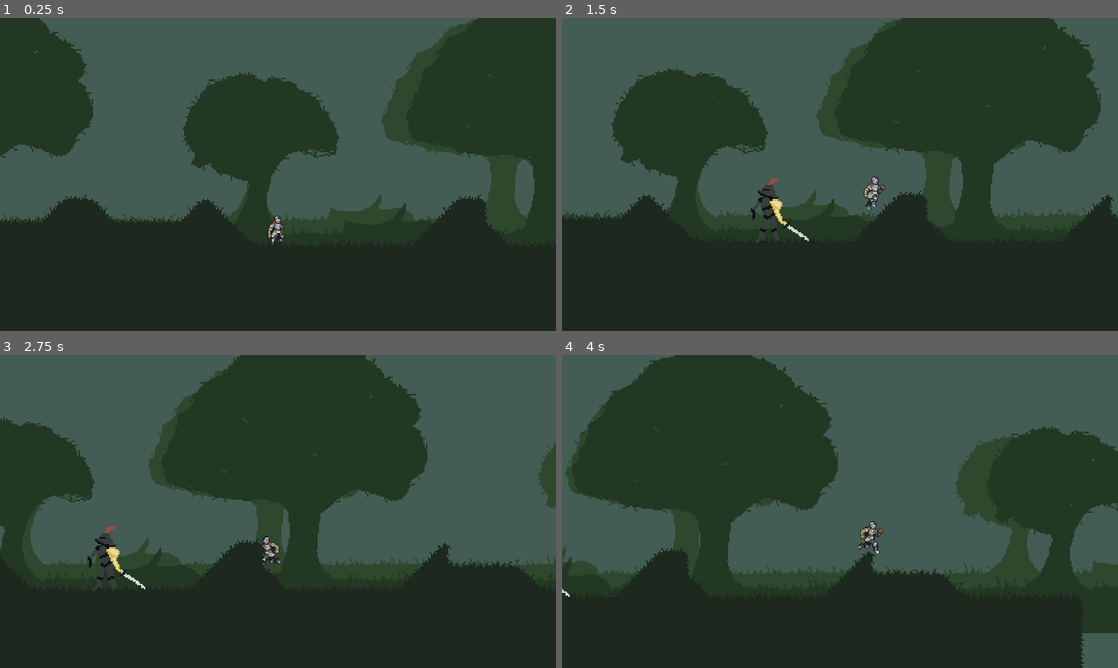
Above: before the commit, frames 1-4 (two rows, left to right).
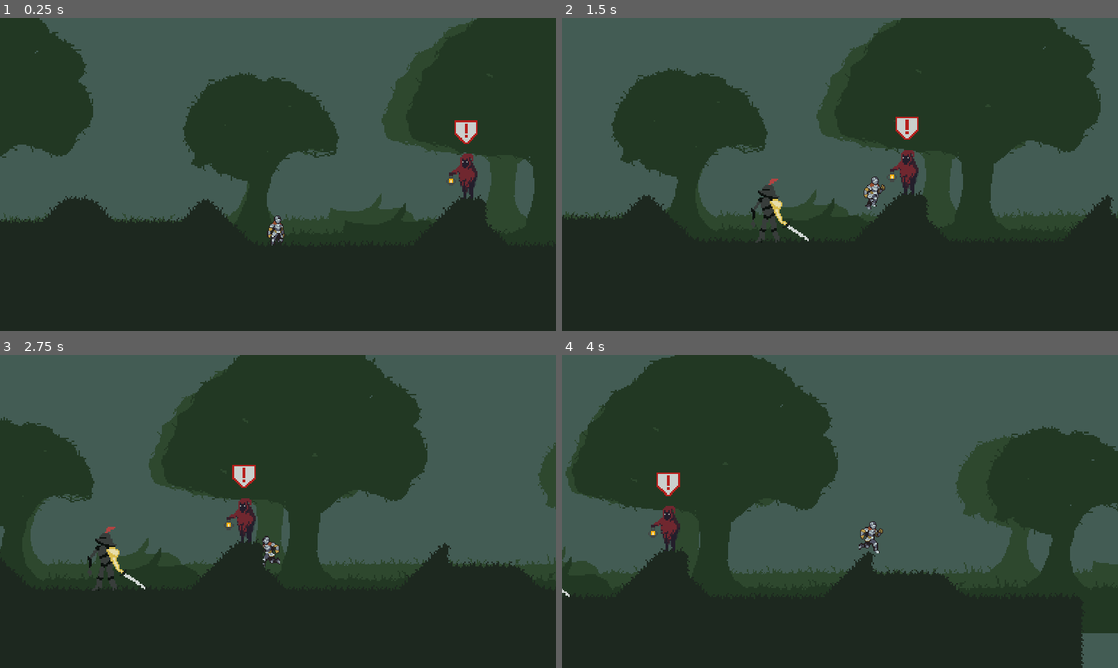
Above: after the commit, the same moments.

Repository: UVASGD/spring-2024-metroidvania
Game: Godot game, scene res://Scenes/Stages/world.tscn
Same seed, same stepped clock (60 frames per second), same inputs: the game is played once before the commit and once after it.
Inputs (mouse positions are in pixels of both pictures, inside the frame that each line leads up to):
- Up to frame 1 (0.25 s): no input
- Up to frame 2 (1.5 s): move the mouse to (962, 158) at 0.52 s; hold D (move_right) from 0.53 s (still down); click (962, 158) at 0.6 s; tap Space (jump) at 0.77, 0.8, 1.07, 1.35 s; move the mouse to (728, 190) at 1.27 s
- Up to frame 3 (2.75 s): tap Space (jump) at 1.52, 1.82, 2.3 s; click (166, 527) at 1.55 s; move the mouse to (333, 442) at 2.02 s; release D (move_right) at 2.03 s; hold A (move_left) from 2.03 s (still down); click (333, 442) at 2.1 s
- Up to frame 4 (4 s): move the mouse to (812, 574) at 2.77 s; release A (move_left) at 2.78 s; hold D (move_right) from 2.78 s (still down); click (812, 574) at 2.85 s; tap Space (jump) at 3.02, 3.32, 3.6, 3.77 s; move the mouse to (1006, 558) at 3.52 s

The runs differ from the first frame. In frame 1, 0.6% of the frame differs, in the area x 80-86%, y 32-58%; in frame 2, 0.6%; in frame 3, 0.6%; in frame 4, 0.6%.

Commit message:
Worked on implementing hitboxes and NPCs

Diff:
--- a/Scenes/Enemies/enemy_base.gd
+++ b/Scenes/Enemies/enemy_base.gd
@@ -4,8 +4,15 @@
 @onready var gravity_vector : Vector2 = ProjectSettings.get_setting("physics/2d/default_gravity_vector")
 @onready var gravity_magnitude : int = ProjectSettings.get_setting("physics/2d/default_gravity")
 
-@onready var max_health : int
-@onready var current_health : int
+@onready var max_health : int = 100
+@onready var current_health : int = max_health
 
 @onready var SPEED = 0
 @onready var VELOCITY = 0
+
+func _on_hurtbox_area_entered(area):
+	receive_damage(area.damage)
+
+func receive_damage(damage):
+	current_health -= damage
+	print("I took " + str(damage) + " damage!")
--- a/Scenes/Enemies/enemy_base.tscn
+++ b/Scenes/Enemies/enemy_base.tscn
@@ -20,4 +20,6 @@
 collision_layer = 4
 collision_mask = 8
 
+[connection signal="area_entered" from="Hurtbox" to="." method="_on_hurtbox_area_entered"]
+
 [editable path="Hurtbox"]
--- /dev/null
+++ b/Scenes/Interface/graveyard_watchman.tscn
@@ -0,0 +1,12 @@
+[gd_scene load_steps=3 format=3 uid="uid://b6kxxdf2hg3tx"]
+
+[ext_resource type="PackedScene" uid="uid://2ddcfoel750w" path="res://Scenes/Interface/npc_base.tscn" id="1_8yw0t"]
+[ext_resource type="Texture2D" uid="uid://icthpdykafxj" path="res://Assets/Sprites/Interface/NPCs/GraveyardWatchman.png" id="2_i3vgt"]
+
+[node name="GraveyardWatchman" instance=ExtResource("1_8yw0t")]
+
+[node name="Sprite2D" parent="." index="0"]
+texture = ExtResource("2_i3vgt")
+
+[node name="InteractIcon" parent="." index="1"]
+position = Vector2(0, -30)
--- /dev/null
+++ b/Scenes/Interface/npc_base.gd
@@ -0,0 +1,10 @@
+extends Area2D
+class_name NPCBase
+
+@export var dialogue : String
+
+func _ready():
+	pass
+
+func _process(delta):
+	pass
--- /dev/null
+++ b/Scenes/Interface/npc_base.tscn
@@ -0,0 +1,14 @@
+[gd_scene load_steps=3 format=3 uid="uid://2ddcfoel750w"]
+
+[ext_resource type="Script" path="res://Scenes/Interface/npc_base.gd" id="1_i3rkv"]
+[ext_resource type="Texture2D" uid="uid://k0av7e5caj6f" path="res://Assets/Sprites/Interface/NPCInteractIcon.png" id="2_h534u"]
+
+[node name="NPCBase" type="Area2D"]
+script = ExtResource("1_i3rkv")
+
+[node name="Sprite2D" type="Sprite2D" parent="."]
+
+[node name="InteractIcon" type="Sprite2D" parent="."]
+texture = ExtResource("2_h534u")
+
+[node name="CollisionShape2D" type="CollisionShape2D" parent="."]
--- a/Scenes/Player/player.gd
+++ b/Scenes/Player/player.gd
@@ -26,6 +26,9 @@
 	if(is_on_floor() and Input.is_action_just_pressed("jump")):
 		jump()
 
+	if(Input.is_action_just_pressed("attack1")):
+		print("I attack!")
+
 ######################################## MOVEMENT FUNCTIONS ########################################
 func do_movement(delta):
 	VELOCITY += SPEED * 15
@@ -36,6 +39,10 @@
 
 func jump():
 	velocity.y = -250
+
+######################################### COMBAT FUNCTIONS #########################################
+
+
 
 ######################################## SPRITE/ANIMATIONS #########################################
 func update_anims(input_axis):
--- a/Scenes/Player/player.tscn
+++ b/Scenes/Player/player.tscn
@@ -430,6 +430,8 @@
 one_shot = true
 
 [node name="Hurtbox" parent="." instance=ExtResource("8_lervm")]
+collision_layer = 2
+collision_mask = 16
 
 [node name="CollisionShape2D" parent="Hurtbox" index="0"]
 position = Vector2(0, -10.7416)
--- a/Scenes/Stages/Forest/forest_stage_1.tscn
+++ b/Scenes/Stages/Forest/forest_stage_1.tscn
@@ -1,11 +1,15 @@
-[gd_scene load_steps=3 format=3 uid="uid://dvxsmqh531xpw"]
+[gd_scene load_steps=4 format=3 uid="uid://dvxsmqh531xpw"]
 
 [ext_resource type="PackedScene" uid="uid://c1owfsrioirqm" path="res://Scenes/Stages/stageTemplate.tscn" id="1_0boau"]
 [ext_resource type="Texture2D" uid="uid://dykogkroo0vs1" path="res://Assets/Sprites/World/Forest/backgroundTest.png" id="2_8n0pc"]
+[ext_resource type="PackedScene" uid="uid://b6kxxdf2hg3tx" path="res://Scenes/Interface/graveyard_watchman.tscn" id="2_yenxb"]
 
 [node name="ForestStage1" instance=ExtResource("1_0boau")]
 
-[node name="TileMap" parent="." index="0"]
+[node name="GraveyardWatchman" parent="." index="0" instance=ExtResource("2_yenxb")]
+position = Vector2(100, 222)
+
+[node name="TileMap" parent="." index="1"]
 modulate = Color(0.0745098, 0.0980392, 0.0705882, 1)
 layer_0/tile_data = PackedInt32Array(1179624, 131075, 0, 1245160, 65539, 0, 1310696, 131075, 0, 1376232, 131075, 0, 144 …(5176 unchanged characters)…
 
@@ -45,5 +49,5 @@
 position = Vector2(440, 0)
 texture = ExtResource("2_8n0pc")
 
-[node name="FogColor" parent="." index="2"]
+[node name="FogColor" parent="." index="3"]
 color = Color(0.603922, 0.847059, 0.729412, 0.0784314)
Binary file added: Assets/Sprites/Interface/NPCInteractIcon.png
Not shown, added: Assets/Sprites/Interface/NPCInteractIcon.png.import
Binary file added: Assets/Sprites/Interface/NPCs/GraveyardWatchman.png
Not shown, added: Assets/Sprites/Interface/NPCs/GraveyardWatchman.png.import
